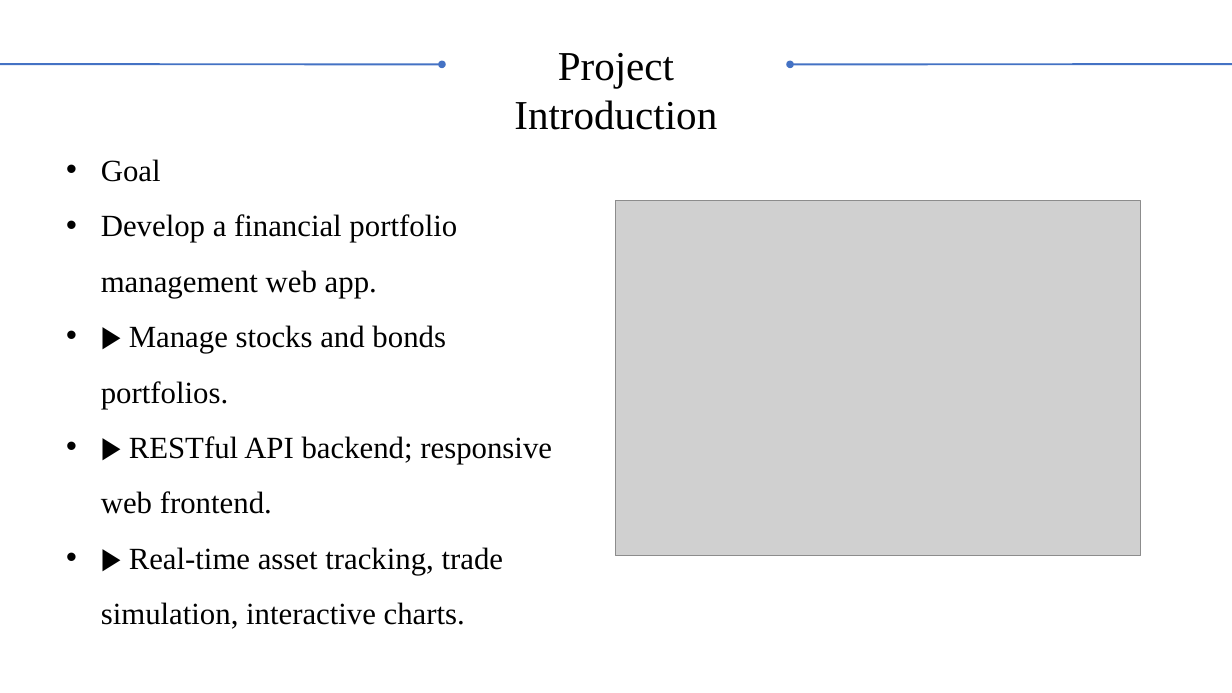
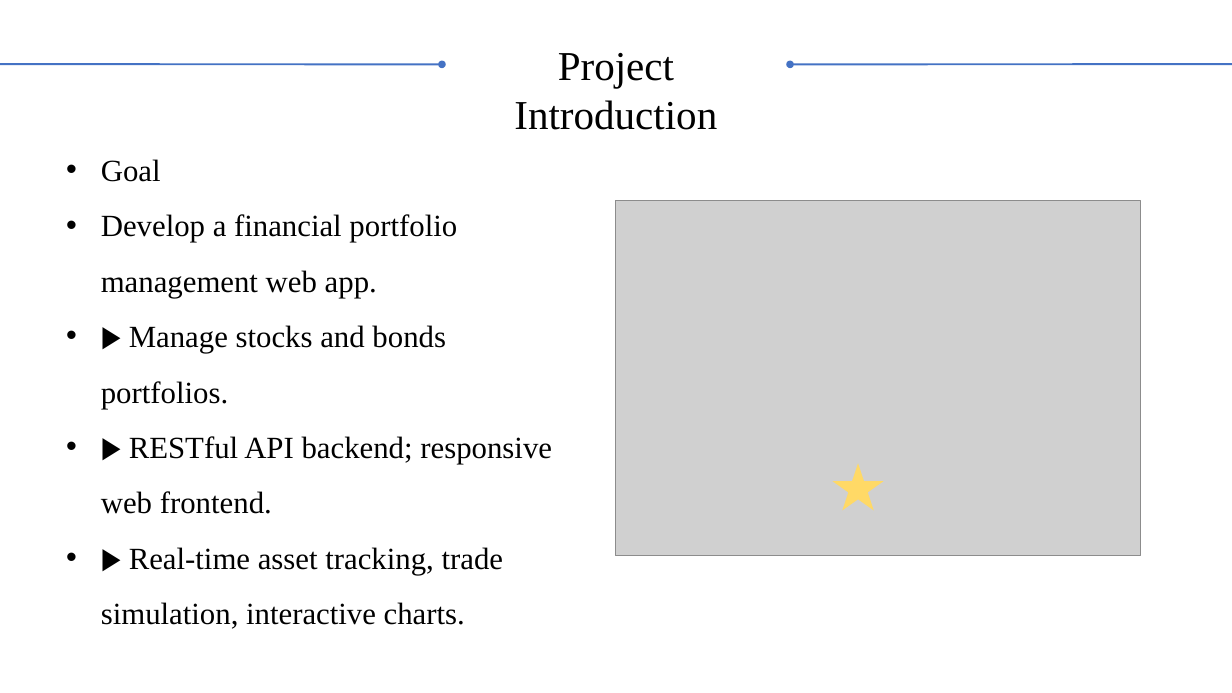
Before and after one commit to RichardQAQ/LittleBankXA, a slide deck: slide 3 of LLB.pptx. Drawn at 1232x693 pixels with LibreOffice and Linux fonts; fonts in the diff are those of the drawing; grey boxes stand for pictures. Boxes give left, top, right and bottom in pixels: in the first picture for what was removed or moved away, otherwise in the second. Text is boxed around its words. In the diff, an @@ line names an element or a change of style, - is before the commit and + after.

```diff
--- a/LLB.pptx
+++ b/LLB.pptx
@@ star added at [833,463,884,510], fill #FFD966 @@
```
Also in this commit, not shown: 2 other slides changed.
